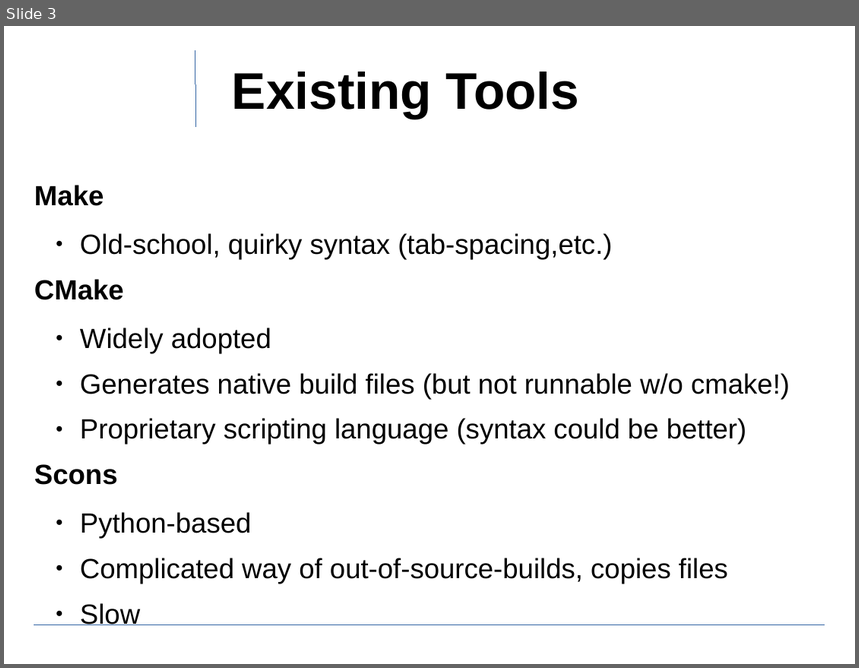
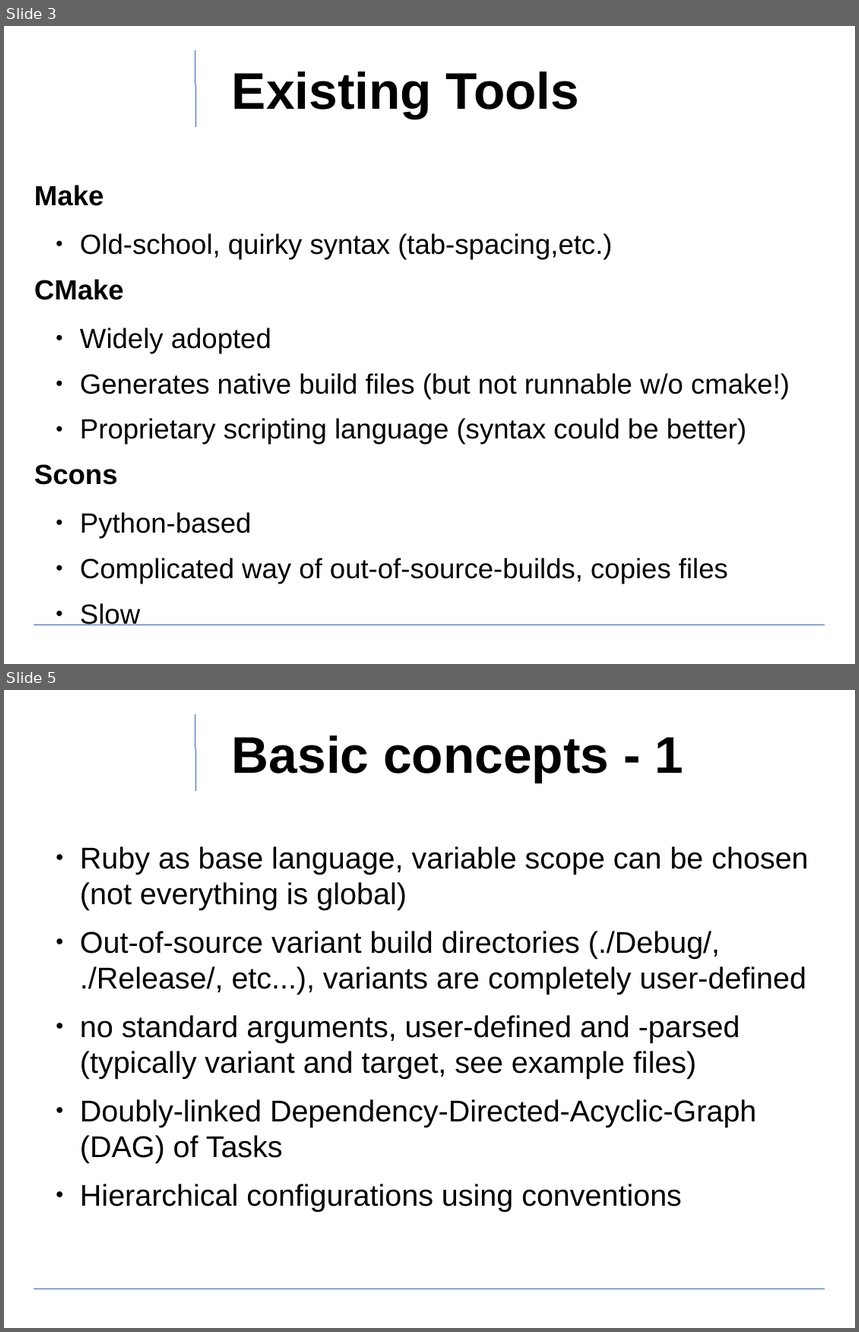
Before and after one commit to ewuenf/Makr, a slide deck: doc/concepts/Makr_Concepts.01.odp. Shown one above the other, each under a label of ours: slide 3 before the commit, slides 3 and 5 after it; the slides between them are not shown. The pictures are 859x668 and 859x1332 pixels, drawn with LibreOffice and Linux fonts; fonts in the diff are those of the drawing; background and template pictures are left out. Boxes give left, top, right and bottom in pixels: in the first picture for what was removed or moved away, otherwise in the second. Text is boxed around its words. In the diff, an @@ line names an element or a change of style, - is before the commit and + after.

```diff
--- a/doc/concepts/Makr_Concepts.01.odp
+++ b/doc/concepts/Makr_Concepts.01.odp
@@ slide 5 added at [4,690,855,1328], background #FFFFFF; not listed: 2 template elements that a slide beside it also shows @@
@@ title added at [232,736,683,783], 48 pt, text #000000, bold @@
+Basic concepts - 1
@@ text added at [80,847,808,1211], 28 pt, text #000000 @@
+  ● Ruby as base language, variable scope can be chosen (not everything is global)
+  ● Out-of-source variant build directories (./Debug/, ./Release/, etc...), variants are completely user-defined
+  ● no standard arguments, user-defined and -parsed (typically variant and target, see example files)
+  ● Doubly-linked Dependency-Directed-Acyclic-Graph (DAG) of Tasks
+  ● Hierarchical configurations using conventions
```
Also in this commit, not shown: 5 slides changed, 1 other slide added, 1 other file.
